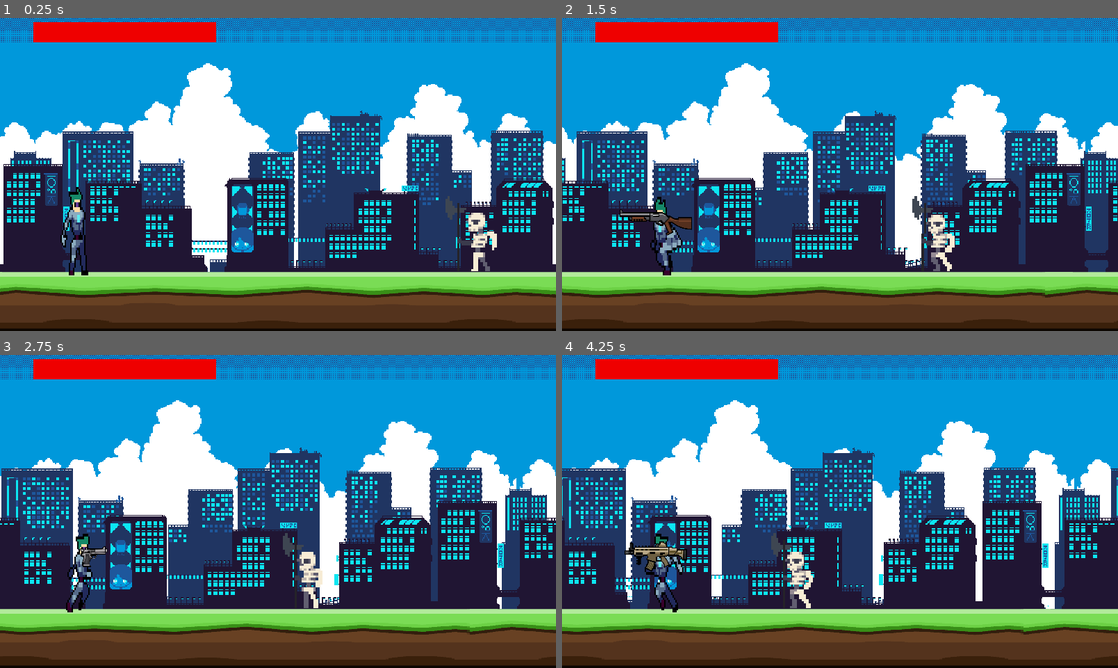
Above: before the commit, frames 1-4 (two rows, left to right).
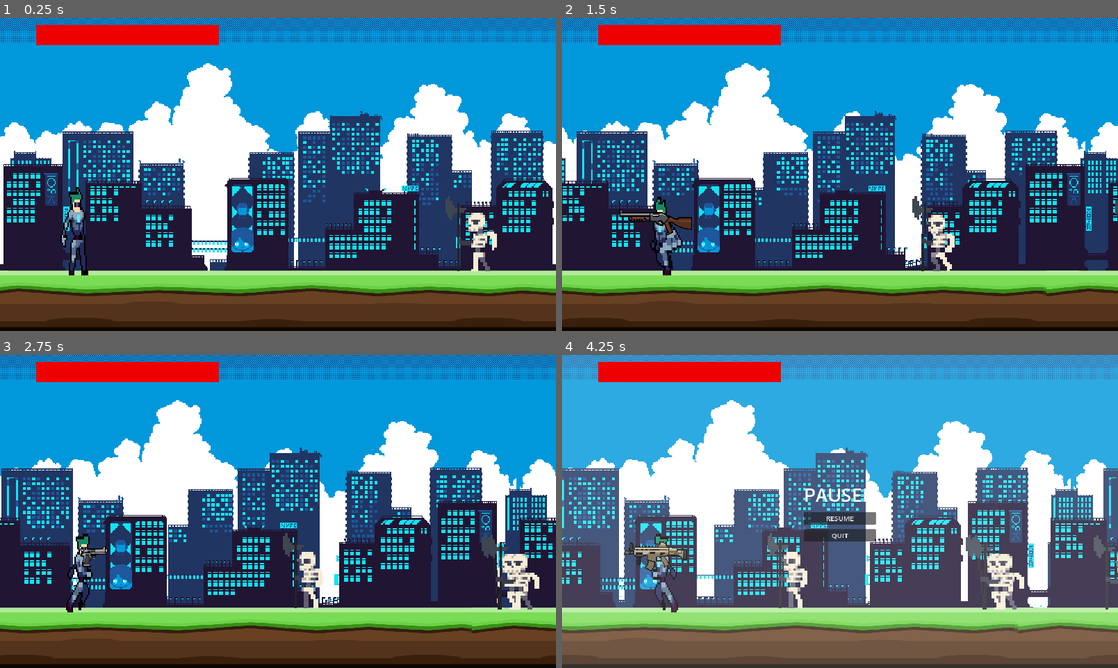
Above: after the commit, the same moments.

Repository: PandaHunterX/Cyber-Blasters
Game: Godot game, scene res://game.tscn
The game is run twice, just before and just after one commit, with the same random seed, the same clock (stepped at 60 frames per second) and the same inputs.
Inputs:
- Up to frame 1 (0.25 s): no input
- Up to frame 2 (1.5 s): tap Enter at 0.5 s; hold D (right) 0.53-1.28 s; hold E (attack) 0.53-1.28 s; tap 4 (grenade_launcher) at 0.8, 1.35 s; hold A (left) from 1.28 s (still down)
- Up to frame 3 (2.75 s): tap 3 (laser_rifle) at 1.55 s; release A (left) at 2.03 s; hold D (right) from 2.03 s (still down); hold 3 (laser_rifle) from 2.03 s (still down); tap 1 (pistol) at 2.3 s
- Up to frame 4 (4.25 s): release 3 (laser_rifle) at 2.78 s; tap 1 (pistol) at 2.85 s; tap 2 (smg) at 3.05 s; release D (right) at 3.53 s; hold A (left) from 3.53 s (still down); hold 2 (smg) from 3.53 s (still down); tap E (attack) at 3.8 s; tap Escape (pause) at 4.15 s

The runs differ from the first frame. In frame 1, 3.9% of the frame differs, in the area x 0-100%, y 1-100%; in frame 2, 3.9%; in frame 3, 4.8%; in frame 4, 86%, in the area x 0-100%, y 0-100%.

Commit message:
Enemy Bug Fix
Fix the bug where enemies stops moving when entering a certain Area2d

Diff:
--- a/game.gd
+++ b/game.gd
@@ -6,12 +6,10 @@
 	$Respawn.start()
 
 
-
 func spawn_weak_enemy() -> void:
 	var weak = weak_enemy.instantiate()
-	weak.position = $Player/Path2D/PathFollow2D/Marker2D.global_position
+	weak.position = $Player/Path2D/PathFollow2D/Spawner.global_position
 	add_child(weak)
-
 
 
 func _on_respawn_timeout() -> void:
--- a/game.tscn
+++ b/game.tscn
@@ -1,9 +1,10 @@
-[gd_scene load_steps=6 format=3 uid="uid://d1b02trcyeing"]
+[gd_scene load_steps=7 format=3 uid="uid://d1b02trcyeing"]
 
 [ext_resource type="Script" path="res://game.gd" id="1_h21nm"]
 [ext_resource type="PackedScene" uid="uid://bcne1d3p0amrk" path="res://scenes/background.tscn" id="1_joo2j"]
 [ext_resource type="PackedScene" uid="uid://dvqe5yrmnj22t" path="res://scenes/player.tscn" id="3_re4dx"]
 [ext_resource type="PackedScene" uid="uid://cy2ytach2fwsu" path="res://scenes/enemy_weak.tscn" id="3_w88dg"]
+[ext_resource type="PackedScene" uid="uid://c1yfdfrmpulxv" path="res://pause.tscn" id="5_avyhy"]
 
 [sub_resource type="Curve2D" id="Curve2D_w3axu"]
 
@@ -20,13 +21,16 @@
 
 [node name="PathFollow2D" type="PathFollow2D" parent="Player/Path2D"]
 
-[node name="Marker2D" type="Marker2D" parent="Player/Path2D/PathFollow2D"]
+[node name="Spawner" type="Marker2D" parent="Player/Path2D/PathFollow2D"]
 position = Vector2(1650, 142)
 
 [node name="enemyweak" parent="." instance=ExtResource("3_w88dg")]
 position = Vector2(1549, 901)
 
 [node name="Respawn" type="Timer" parent="."]
-wait_time = 5.0
+
+[node name="CanvasLayer" type="CanvasLayer" parent="."]
+
+[node name="Pause" parent="CanvasLayer" instance=ExtResource("5_avyhy")]
 
 [connection signal="timeout" from="Respawn" to="." method="_on_respawn_timeout"]
--- /dev/null
+++ b/pause.tscn
@@ -0,0 +1,57 @@
+[gd_scene load_steps=2 format=3 uid="uid://c1yfdfrmpulxv"]
+
+[ext_resource type="Script" path="res://scripts/pause.gd" id="1_i7cv4"]
+
+[node name="Pause" type="Control"]
+process_mode = 3
+visible = false
+layout_mode = 3
+anchors_preset = 15
+anchor_right = 1.0
+anchor_bottom = 1.0
+grow_horizontal = 2
+grow_vertical = 2
+script = ExtResource("1_i7cv4")
+
+[node name="ColorRect" type="ColorRect" parent="."]
+layout_mode = 1
+anchors_preset = 15
+anchor_right = 1.0
+anchor_bottom = 1.0
+grow_horizontal = 2
+grow_vertical = 2
+color = Color(1, 1, 1, 0.172549)
+
+[node name="GridContainer" type="GridContainer" parent="."]
+layout_mode = 1
+anchors_preset = 8
+anchor_left = 0.5
+anchor_top = 0.5
+anchor_right = 0.5
+anchor_bottom = 0.5
+offset_left = -20.0
+offset_top = -20.0
+offset_right = 20.0
+offset_bottom = 20.0
+grow_horizontal = 2
+grow_vertical = 2
+theme_override_constants/v_separation = 16
+
+[node name="Label" type="Label" parent="GridContainer"]
+layout_mode = 2
+theme_override_font_sizes/font_size = 64
+text = "PAUSED"
+
+[node name="Resume Button" type="Button" parent="GridContainer"]
+layout_mode = 2
+theme_override_font_sizes/font_size = 24
+text = "RESUME
+"
+
+[node name="Exit Button" type="Button" parent="GridContainer"]
+layout_mode = 2
+theme_override_font_sizes/font_size = 24
+text = "QUIT"
+
+[connection signal="pressed" from="GridContainer/Resume Button" to="." method="_on_resume_button_pressed"]
+[connection signal="pressed" from="GridContainer/Exit Button" to="." method="_on_exit_button_pressed"]
--- a/scenes/background.tscn
+++ b/scenes/background.tscn
@@ -3,7 +3,7 @@
 [ext_resource type="Texture2D" uid="uid://c4no7omwkausp" path="res://assets/background/1.png" id="1_gf3xd"]
 [ext_resource type="Texture2D" uid="uid://bogu3i33foo10" path="res://assets/background/3.png" id="2_vsd8q"]
 [ext_resource type="Texture2D" uid="uid://dn136gwuq4xpw" path="res://assets/background/5.png" id="3_blhxs"]
-[ext_resource type="PackedScene" uid="uid://ceg2qfw0gwr4y" path="res://scenes/platform.tscn" id="4_rupfb"]
+[ext_resource type="Texture2D" uid="uid://c8m04fvv0ugvj" path="res://assets/tile.png" id="4_71jgd"]
 
 [node name="Parallax2D" type="ParallaxBackground"]
 
@@ -36,5 +36,7 @@
 [node name="ParallaxLayer4" type="ParallaxLayer" parent="."]
 motion_mirroring = Vector2(1920, 0)
 
-[node name="StaticBody2D" parent="ParallaxLayer4" instance=ExtResource("4_rupfb")]
-position = Vector2(-42, 1023)
+[node name="Sprite2D" type="Sprite2D" parent="ParallaxLayer4"]
+position = Vector2(924.25, 1025)
+scale = Vector2(9.95854, 1)
+texture = ExtResource("4_71jgd")
--- a/scenes/enemy_weak.tscn
+++ b/scenes/enemy_weak.tscn
@@ -332,6 +332,7 @@
 size = Vector2(167.964, 292)
 
 [node name="enemyweak" type="CharacterBody2D"]
+collision_mask = 2
 script = ExtResource("1_gs8k5")
 
 [node name="Sprite2D" type="Sprite2D" parent="."]
@@ -370,11 +371,7 @@
 [node name="AttackCooldown" type="Timer" parent="."]
 wait_time = 0.7
 
-[node name="Death" type="Timer" parent="."]
-wait_time = 0.5
-
 [connection signal="body_entered" from="PlayerDetction" to="." method="_on_player_detction_body_entered"]
 [connection signal="body_exited" from="PlayerDetction" to="." method="_on_player_detction_body_exited"]
 [connection signal="body_entered" from="PlayerHit" to="." method="_on_player_hit_body_entered"]
 [connection signal="timeout" from="AttackCooldown" to="." method="_on_attack_cooldown_timeout"]
-[connection signal="timeout" from="Death" to="." method="_on_death_timeout"]
--- a/scenes/explosion.tscn
+++ b/scenes/explosion.tscn
@@ -40,10 +40,10 @@
 tracks/1/interp = 1
 tracks/1/loop_wrap = true
 tracks/1/keys = {
-"times": PackedFloat32Array(0, 0.133333),
-"transitions": PackedFloat32Array(1, 1),
+"times": PackedFloat32Array(0, 0.133333, 0.366667),
+"transitions": PackedFloat32Array(1, 1, 1),
 "update": 1,
-"values": [true, false]
+"values": [true, false, true]
 }
 
 [sub_resource type="Animation" id="Animation_xxyuj"]
@@ -112,4 +112,5 @@
 wait_time = 0.4
 
 [connection signal="body_entered" from="Enemy Detection" to="." method="_on_enemy_detection_body_entered"]
+[connection signal="body_entered" from="Grenade Hit" to="." method="_on_grenade_hit_body_entered"]
 [connection signal="timeout" from="ExplosionTimer" to="." method="_on_explosion_timer_timeout"]
--- a/scenes/platform.tscn
+++ /dev/null
@@ -1,17 +0,0 @@
-[gd_scene load_steps=3 format=3 uid="uid://ceg2qfw0gwr4y"]
-
-[ext_resource type="Texture2D" uid="uid://c8m04fvv0ugvj" path="res://assets/tile.png" id="1_amvgd"]
-
-[sub_resource type="RectangleShape2D" id="RectangleShape2D_naeao"]
-size = Vector2(2019, 133.25)
-
-[node name="StaticBody2D" type="StaticBody2D"]
-
-[node name="Sprite2D" type="Sprite2D" parent="."]
-position = Vector2(952.5, 7)
-scale = Vector2(9.87805, 1)
-texture = ExtResource("1_amvgd")
-
-[node name="CollisionShape2D" type="CollisionShape2D" parent="."]
-position = Vector2(953, 37.625)
-shape = SubResource("RectangleShape2D_naeao")
--- a/scenes/player.tscn
+++ b/scenes/player.tscn
@@ -427,19 +427,21 @@
 position = Vector2(67, -28)
 shape = SubResource("RectangleShape2D_pwefy")
 
-[node name="HealthBar" type="ProgressBar" parent="."]
-offset_left = -206.0
-offset_top = -701.0
-offset_right = 425.0
-offset_bottom = -631.0
+[node name="AnimationCooldown" type="Timer" parent="."]
+wait_time = 0.2
+
+[node name="CanvasLayer" type="CanvasLayer" parent="."]
+
+[node name="HealthBar" type="ProgressBar" parent="CanvasLayer"]
+offset_left = 124.0
+offset_top = 23.0
+offset_right = 755.0
+offset_bottom = 93.0
 theme_override_styles/background = SubResource("StyleBoxLine_efxq0")
 theme_override_styles/fill = SubResource("StyleBoxFlat_r0ikr")
 max_value = 1000.0
 value = 1000.0
 show_percentage = false
 
-[node name="AnimationCooldown" type="Timer" parent="."]
-wait_time = 0.2
-
 [connection signal="body_entered" from="meleehitbox" to="meleehitbox" method="_on_body_entered"]
 [connection signal="timeout" from="AnimationCooldown" to="." method="_on_animation_cooldown_timeout"]
--- a/scripts/bullet.gd
+++ b/scripts/bullet.gd
@@ -1,22 +1,13 @@
 extends Node2D
 
 var speed = 1000
-var is_pistol = true
+
 # Called every frame. 'delta' is the elapsed time since the previous frame.
 func _physics_process(delta: float) -> void:
 		position.x += speed * delta
 
-func _unhandled_input(event: InputEvent) -> void:
-	if event.is_action_pressed("pistol"):
-		is_pistol = true
-	elif  event.is_action_pressed("smg"):
-		is_pistol = false
-
 
 func _on_bullet_hitbox_body_entered(body: Node2D) -> void:
-	if body.has_method("pistol_hit") and is_pistol:
-		body.pistol_hit()
+	if body.has_method("bullet_hit"):
+		body.bullet_hit()
 		queue_free()
-	elif body.has_method("smg_hit") and not is_pistol:
-		body.smg_hit()
-		queue_free()
--- a/scripts/enemy_weak.gd
+++ b/scripts/enemy_weak.gd
@@ -39,22 +39,14 @@
 	$AttackCooldown.start()
 	print(health)  # Start cooldown to reset hit
 
-func pistol_hit():
-	health -= 150
+func bullet_hit():
+	health -= 50
 	is_hit = true  # Set hit flag to true
 	$AnimationPlayer.play("hit")
 	enemy_health()
 	$AttackCooldown.start()
 	print("pistol hit:")
 	print(health)  # Start cooldown to reset hit
-
-func smg_hit():
-	health -= 50
-	speed -= 10
-	is_hit = true  # Set hit flag to true
-	$AnimationPlayer.play("hit")
-	enemy_health()
-	$AttackCooldown.start()  # Start cooldown to reset hit
 
 func laser_hit():
 	health -= 250
@@ -73,10 +65,12 @@
 
 func enemy_health():
 	if health <= 0:
-		$PlayerDetction/CollisionShape2D.disabled = true
+		$PlayerDetction/CollisionShape2D.set_deferred("disabled", true)
 		$AnimationPlayer.play("death")
 		$AttackCooldown.stop()
-		$Death.start()
+		await $AnimationPlayer.animation_finished
+		set_physics_process(false)
+		queue_free()
 
 func _on_player_hit_body_entered(body: Node2D) -> void:
 	if body.has_method("weak_hit"):
@@ -85,7 +79,8 @@
 
 
 func _on_player_detction_body_entered(body: Node2D) -> void:
-	player_detected = true
+	if body.name == "Player":
+		player_detected = true
 	if body.has_method("weak_hit") and attack_ready and player_detected:
 		attack()
 
@@ -107,8 +102,3 @@
 	player_detected = false
 	$AttackCooldown.stop()
 	move_enemy()
-
-
-func _on_death_timeout() -> void:
-	$Death.stop()
-	queue_free()
--- a/scripts/explosion.gd
+++ b/scripts/explosion.gd
@@ -3,7 +3,7 @@
 var speed = 1500
 var onhit = false
 
-func free() -> void:
+func _ready() -> void:
 	$"Grenade Hit/GrenadeHitbox".disabled = true
 
 func _physics_process(delta: float) -> void:
@@ -14,7 +14,6 @@
 
 func _on_enemy_detection_body_entered(body: Node2D) -> void:
 	if body.has_method("explosive_hit"):
-		body.explosive_hit()
 		onhit = true
 		$AnimationPlayer.play("Explosion")
 		$ExplosionTimer.start()
@@ -22,3 +21,8 @@
 
 func _on_explosion_timer_timeout() -> void:
 	queue_free()
+
+
+func _on_grenade_hit_body_entered(body: Node2D) -> void:
+	if body.has_method("explosive_hit"):
+		body.explosive_hit()
--- /dev/null
+++ b/scripts/pause.gd
@@ -0,0 +1,20 @@
+extends Control
+
+var is_paused:bool = false:
+	set = set_paused
+
+func _unhandled_input(event: InputEvent) -> void:
+	if event.is_action_pressed("pause"):
+		is_paused = !is_paused
+
+func set_paused(value: bool) -> void:
+	is_paused = value
+	get_tree().paused = is_paused
+	visible = is_paused
+
+func _on_resume_button_pressed() -> void:
+	is_paused = false
+
+
+func _on_exit_button_pressed() -> void:
+	get_tree().quit()
--- a/scripts/player.gd
+++ b/scripts/player.gd
@@ -4,6 +4,7 @@
 @onready var sprite = $Sprite2D
 @onready var melee = $meleehitbox
 @onready var weapon = find_child("Weapon")
+@onready var health_bar: ProgressBar = $CanvasLayer/HealthBar
 
 var notmoving = true
 var is_hit = false
@@ -15,7 +16,7 @@
 
 func _ready() -> void:
 	$meleehitbox/CollisionShape2D.disabled = true
-	$HealthBar.value = health
+	health_bar.value = health
 	weapon.texture = null
 
 func _physics_process(delta: float) -> void:
@@ -32,11 +33,10 @@
 	if event.is_action_pressed("attack") and notmoving and not isdead and not weapon_equip:
 		ap.play("attack")
 		$AnimationCooldown.start()
-	elif event.is_action_pressed("pistol"):
+	elif event.is_action_pressed("pistol") or event.is_action_pressed("smg") or event.is_action_pressed("laser_rifle") or event.is_action_pressed("grenade_launcher"):
 		weapon_equip = true
 	elif event.is_action_pressed("melee"):
 		weapon_equip = false
-
 func update_animations(horizontal_direction):
 	if not isdead:
 		if horizontal_direction == 0:
@@ -50,7 +50,7 @@
 
 func weak_hit():
 	health -= 100
-	$HealthBar.value = health
+	health_bar.value = health
 	is_hit = true
 	print(health)
 	ap.play("damaged")
